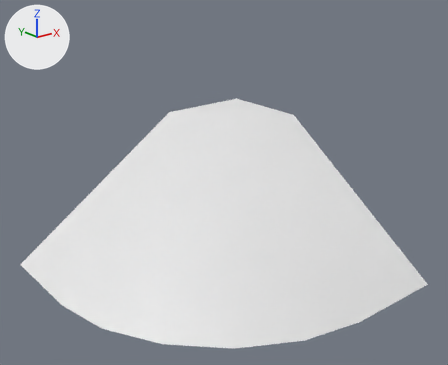
A saved change to the FBX model Explorer/Assets/DCL/Landscape/Assets/Props/Clifs/CliffCorner01.fbx.
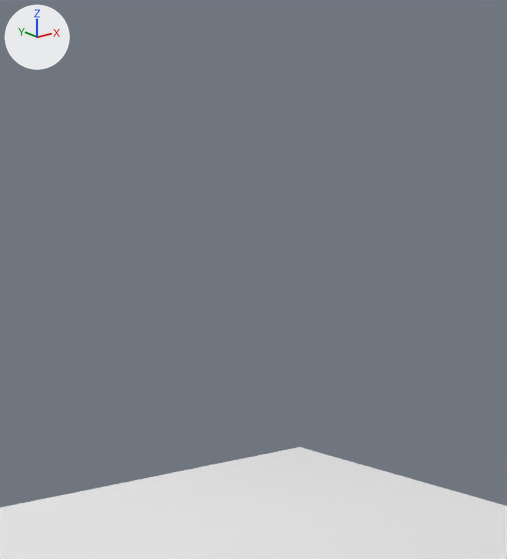
Each version is shown whole from a camera (50 mm lens) standing at (-78.4, -94.1, 5.7) and looking at (-22.8, -24.5, -22.2), then close up on the part from 38% to 63% of the width and 0% to 34% of the height. The lights are fixed; the arrows at upper left show +X, +Y and +Z. Where no turn or scale is listed for an object, it has been applied to the vertices.

The first close-up shows 'CliffCorner_Sand'.
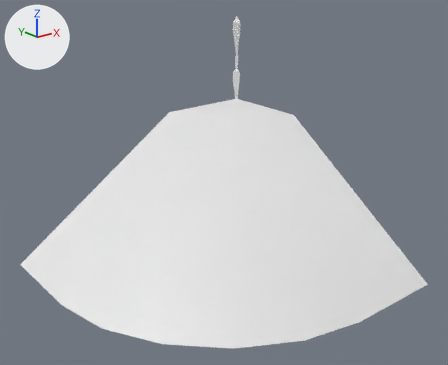
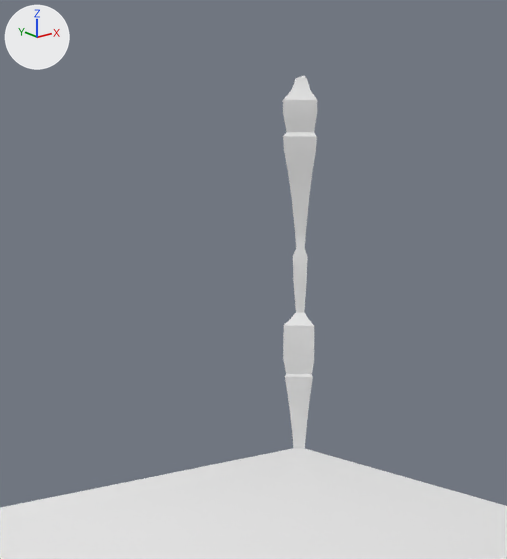
Pixel boxes [x1, y1, x2, y2] of what changed, in the close-ups (507 x 559 px):
'Cliff_CornerFill', added
    after: [283, 76, 317, 448]

Patch to the scene script:
```diff
--- a/Explorer/Assets/DCL/Landscape/Assets/Props/Clifs/CliffCorner01.fbx.py
+++ b/Explorer/Assets/DCL/Landscape/Assets/Props/Clifs/CliffCorner01.fbx.py
@@ mat_cliffs_mat @@
+mat_cliffs_mat = principled_material('Cliffs_mat')
+mat_cliffs_mat.base_color = (0.8, 0.8, 0.8)  # white #e7e7e7
@@ me_plane_012 @@
+me_plane_012.from_pydata(...)  # 52 vertices, 25 faces; spans x -1.0..0.1, y -1.0..0.0, z -16.0..0.5
+me_plane_012.materials.append(mat_cliffs_mat)  # its picture is missing
@@ ob_cliff_cornerfill @@
+ob_cliff_cornerfill = bpy.data.objects.new('Cliff_CornerFill', me_plane_012)
+ob_cliff_cornerfill.location = (0.0, 0.0, 0.0)
```
